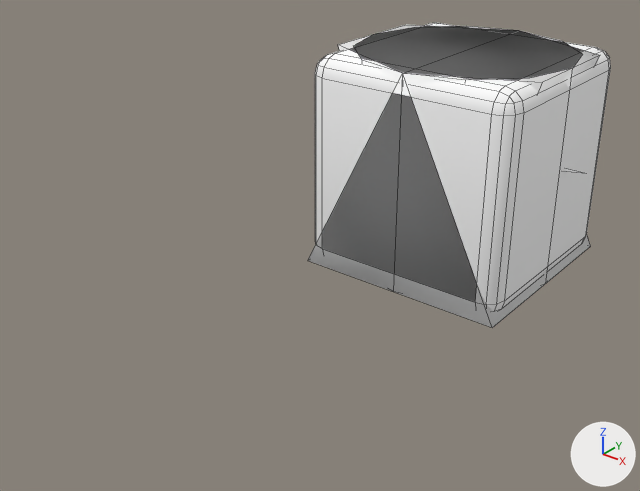
The Blender file art-source/tropical-kit.blend: old version first, new version second.
Before and after are seen from a camera (50 mm lens) standing at (1.93, -3.45, 1.43) and looking at (-0.01, -1.01, -0.08). Every picture has the same lights, and +X, +Y and +Z are marked at lower right. The picture after the commit comes second. Mesh edges are drawn as thin lines.

The first picture shows 'Hull', 'Pole', 'Roof', 'SoftBox'.
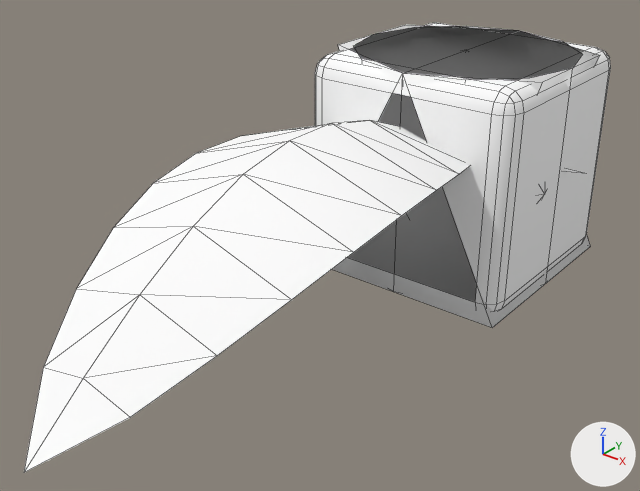
Location of each change, [x1, y1, x2, y2] in pixels of the pictures (640 x 491 px):
'TropicalLeaf', added
    after: [24, 120, 469, 472]

Edits to the bpy script that builds the scene:
```text
Add me_tropicalleaf:
    me_tropicalleaf.from_pydata(...)  # 33 vertices, 40 faces; spans x -0.48..0.48, y -2.4..0.0, z -0.28..0.41
    me_tropicalleaf.polygons.foreach_set('use_smooth', [True] * 40)
    me_tropicalleaf.materials.append(mat_kit_paint___overridden_by_instance_colour)  # white #ffffff
Add ob_tropicalleaf:
    ob_tropicalleaf = bpy.data.objects.new('TropicalLeaf', me_tropicalleaf)
    ob_tropicalleaf.location = (0.0, 0.0, 0.0)
```
